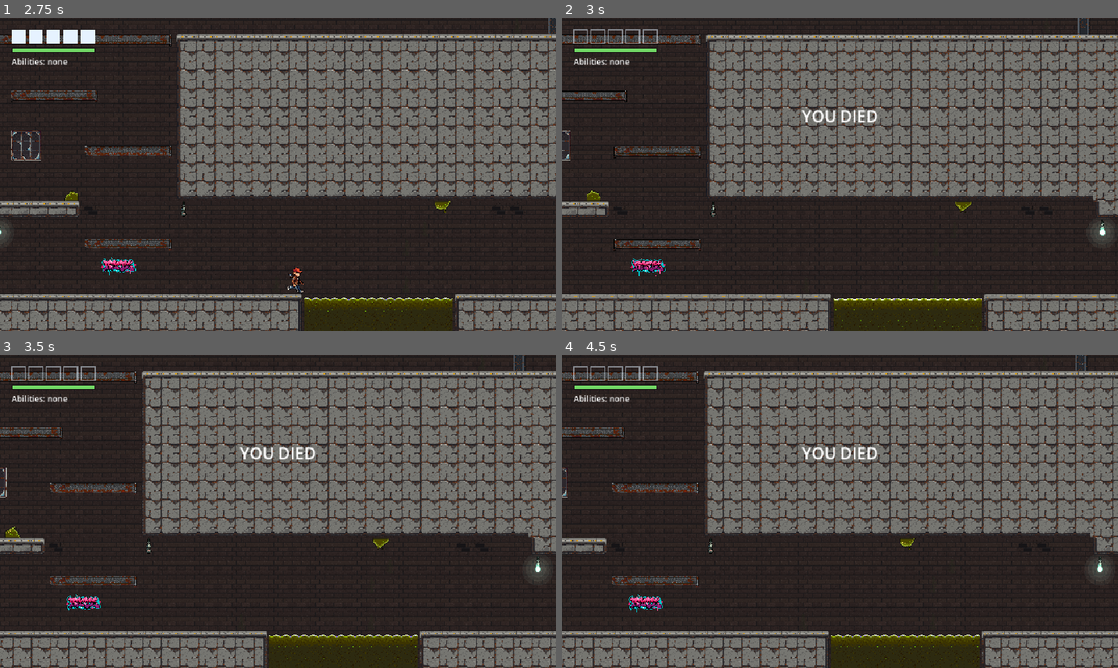
Above: before the commit, frames 1-4 (two rows, left to right).
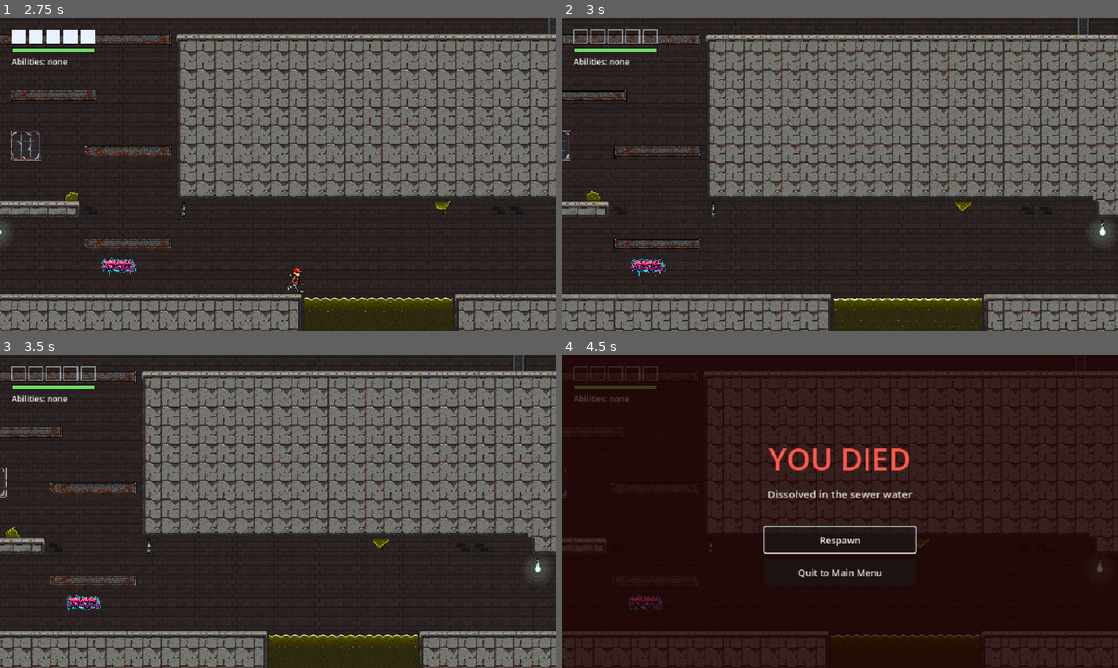
Above: after the commit, the same moments.

Repository: xipheon/hollowlike
Game: Godot game, scene res://scenes/boss_room.tscn
Same seed, same stepped clock (60 frames per second), same inputs: the game is played once before the commit and once after it. This scene is started directly instead of the project's main scene.
Inputs (mouse positions are in pixels of both pictures, inside the frame that each line leads up to):
- Up to frame 1 (2.75 s): tap Enter (ui_accept) at 0.5 s; move the mouse to (400, 158) at 0.52 s; hold D (move_right) 0.53-1.28 s; tap J (attack) at 0.6, 1.35, 2.3 s; click (400, 158) at 0.67 s; tap Space (jump) at 0.77, 1.52 s; move the mouse to (166, 190) at 1.27 s; hold S (move_down) 1.28-2.03 s; move the mouse to (333, 105) at 2.02 s; hold D (move_right) from 2.03 s (still down); tap K (dash) at 2.1 s
- Up to frame 2 (3 s): move the mouse to (812, 237) at 2.77 s; release D (move_right) at 2.78 s; hold W (move_up) from 2.78 s (still down); tap Shift (sprint) at 2.85 s; click (812, 237) at 2.92 s
- Up to frame 3 (3.5 s): keep holding W (move_up); tap Space (jump) at 3.02 s; tap J (attack) at 3.05 s
- Up to frame 4 (4.5 s): move the mouse to (1006, 558) at 3.52 s; release W (move_up) at 3.53 s; hold A (move_left) 3.53-4.25 s; tap Z at 3.6 s; tap Space (jump) at 3.77 s; tap J (attack) at 3.8 s; tap Escape (pause) at 4.15 s; click (840, 395) at 4.25 s, where only the run before the commit has a clickable "Resume"

Frame 1 is identical in both runs. In frame 2, 0.3% of the frame differs, in the area x 43-57%, y 29-34%; in frame 3, 0.3%; in frame 4, 72%, in the area x 0-100%, y 0-100%.

Commit message:
Death screen naming the final blow; thug punch swoosh and true reach
- scenes/ui/death_menu.tscn: YOU DIED, what dealt the final blow, and
  Respawn (restart the room) or Quit to Main Menu; opens a second after
  death and pauses the game. Replaces the automatic reload.
- Every damage source tags its hitbox with a "blow" meta (a translation
  key, one full sentence per cause); the player records killed_by.
  Enemies set blow_message in their scenes.
- Thug: the punch plays the player's slash effect in red, scaled to its
  hit box; it winds up only once your body is inside that box.
  punch_size replaces PUNCH_SIZE and attack_range.
- Tests for the death screen and the thug's reach.

Co-Authored-By: Claude Opus 5.5 <noreply@anthropic.com>

Diff:
--- a/scenes/enemies/crawler_pink.tscn
+++ b/scenes/enemies/crawler_pink.tscn
@@ -8,6 +8,7 @@
 script = ExtResource("1_yn5oa")
 slime_color = Color(0.8, 0.4392157, 0.59607846, 1)
 hit_recoil = 500.0
+blow_message = "UI_DEATH_BY_CRAWLER"
 
 [node name="Sprite" type="AnimatedSprite2D" parent="." unique_id=191070602]
 texture_filter = 1
--- a/scenes/enemies/crawler_sewer.tscn
+++ b/scenes/enemies/crawler_sewer.tscn
@@ -8,6 +8,7 @@
 script = ExtResource("1_yekdp")
 slime_color = Color(0.1764706, 0.16470589, 0.0627451, 1)
 hit_recoil = 500.0
+blow_message = "UI_DEATH_BY_CRAWLER"
 
 [node name="Sprite" type="AnimatedSprite2D" parent="." unique_id=197606893]
 texture_filter = 1
--- a/scenes/enemies/crawler_sickly.tscn
+++ b/scenes/enemies/crawler_sickly.tscn
@@ -8,6 +8,7 @@
 script = ExtResource("1_rdwdk")
 slime_color = Color(0.3764706, 0.42352942, 0.08627451, 1)
 hit_recoil = 500.0
+blow_message = "UI_DEATH_BY_CRAWLER"
 
 [node name="Sprite" type="AnimatedSprite2D" parent="." unique_id=1831476746]
 texture_filter = 1
--- a/scenes/enemies/thug.tscn
+++ b/scenes/enemies/thug.tscn
@@ -8,6 +8,7 @@
 max_health = 5
 damage = 8
 hit_recoil = 180.0
+blow_message = "UI_DEATH_BY_THUG"
 
 [node name="Sprite" type="AnimatedSprite2D" parent="."]
 texture_filter = 1
--- /dev/null
+++ b/scenes/ui/death_menu.tscn
@@ -0,0 +1,56 @@
+[gd_scene load_steps=2 format=3]
+
+[ext_resource type="Script" path="res://scripts/death_menu.gd" id="1"]
+
+[node name="DeathMenu" type="CanvasLayer"]
+process_mode = 3
+layer = 60
+script = ExtResource("1")
+
+[node name="Panel" type="ColorRect" parent="."]
+unique_name_in_owner = true
+anchors_preset = 15
+anchor_right = 1.0
+anchor_bottom = 1.0
+color = Color(0.12, 0, 0, 0.72)
+
+[node name="Center" type="CenterContainer" parent="Panel"]
+layout_mode = 1
+anchors_preset = 15
+anchor_right = 1.0
+anchor_bottom = 1.0
+
+[node name="Box" type="VBoxContainer" parent="Panel/Center"]
+layout_mode = 2
+theme_override_constants/separation = 12
+
+[node name="Title" type="Label" parent="Panel/Center/Box"]
+modulate = Color(1, 0.35, 0.3, 1)
+layout_mode = 2
+theme_override_font_sizes/font_size = 52
+text = "UI_DEATH_TITLE"
+horizontal_alignment = 1
+
+[node name="Cause" type="Label" parent="Panel/Center/Box"]
+unique_name_in_owner = true
+modulate = Color(1, 1, 1, 0.8)
+layout_mode = 2
+theme_override_font_sizes/font_size = 18
+text = "UI_DEATH_BY_UNKNOWN"
+horizontal_alignment = 1
+
+[node name="Spacer" type="Control" parent="Panel/Center/Box"]
+custom_minimum_size = Vector2(0, 20)
+layout_mode = 2
+
+[node name="RespawnButton" type="Button" parent="Panel/Center/Box"]
+unique_name_in_owner = true
+custom_minimum_size = Vector2(260, 44)
+layout_mode = 2
+text = "UI_DEATH_RESPAWN"
+
+[node name="QuitToMenuButton" type="Button" parent="Panel/Center/Box"]
+unique_name_in_owner = true
+custom_minimum_size = Vector2(260, 44)
+layout_mode = 2
+text = "UI_DEATH_QUIT_TO_MENU"
--- a/scripts/boss_harrier.gd
+++ b/scripts/boss_harrier.gd
@@ -99,6 +99,7 @@
 	_hitbox = Area2D.new()
 	_hitbox.add_to_group("enemy_hitbox")
 	_hitbox.set_meta("damage", damage)   # read by the player's hurtbox
+	_hitbox.set_meta("blow", "UI_DEATH_BY_HARRIER")   # the death screen's message
 	_hitbox.collision_layer = 16   # hazard layer, which the player's hurtbox watches
 	_hitbox.collision_mask = 0
 	_hitbox.monitoring = false
@@ -302,6 +303,7 @@
 	if homing:
 		feather.lifetime = 7.0   # a safety net; walls, floor, you or an attack end it first
 	feather.set_meta("damage", shot_damage)
+	feather.set_meta("blow", "UI_DEATH_BY_HARRIER_FEATHER")
 	feather.position = global_position
 	get_parent().add_child(feather)
 	return feather
--- a/scripts/boss_warden.gd
+++ b/scripts/boss_warden.gd
@@ -52,6 +52,7 @@
 	_hitbox = Area2D.new()
 	_hitbox.add_to_group("enemy_hitbox")
 	_hitbox.set_meta("damage", body_damage)   # read by the player's hurtbox
+	_hitbox.set_meta("blow", "UI_DEATH_BY_WARDEN")   # the death screen's message
 	_hitbox.collision_layer = 16   # hazard layer, which the player's hurtbox watches
 	_hitbox.collision_mask = 0
 	_hitbox.monitoring = false
@@ -181,6 +182,7 @@
 		wave.direction = dir
 		wave.speed = shockwave_speed * _speed()
 		wave.set_meta("damage", shockwave_damage + _damage_bonus())
+		wave.set_meta("blow", "UI_DEATH_BY_WARDEN_SHOCKWAVE")
 		wave.position = feet + Vector2(dir * SIZE.x * 0.5, 0)
 		get_parent().add_child(wave)
 
--- /dev/null
+++ b/scripts/death_menu.gd
@@ -0,0 +1,35 @@
+class_name DeathMenu
+extends CanvasLayer
+## The death screen: YOU DIED, what dealt the final blow (the player's
+## killed_by, e.g. "Impaled on the spikes"), and Respawn (restart the room) or
+## Quit to Main Menu. The room opens it a moment after you die; the game
+## pauses behind it. Laid out in scenes/ui/death_menu.tscn; edit it there. Its
+## text is translation keys (UI_..., in localization/<language>/ui.po).
+
+@onready var _panel: Control = %Panel
+@onready var _cause: Label = %Cause
+@onready var respawn_button: Button = %RespawnButton
+@onready var quit_to_menu_button: Button = %QuitToMenuButton
+
+
+func _ready() -> void:
+	_panel.visible = false   # shown in the editor, hidden until you die
+	respawn_button.pressed.connect(_respawn)
+	quit_to_menu_button.pressed.connect(func() -> void: GameState.return_to_menu())
+
+
+func is_open() -> bool:
+	return _panel.visible
+
+
+## Shows the screen, saying what killed you (`blow`: a translation key).
+func open(blow: String) -> void:
+	_cause.text = blow   # a key: the Label translates it
+	_panel.visible = true
+	get_tree().paused = true
+	respawn_button.grab_focus()
+
+
+func _respawn() -> void:
+	get_tree().paused = false
+	get_tree().reload_current_scene()
--- a/scripts/enemy_base.gd
+++ b/scripts/enemy_base.gd
@@ -25,6 +25,9 @@
 ## this to them: struck from above, that bounces them up (a high value is a
 ## pogo); from the side, it shoves them back. 0: no push.
 @export var hit_recoil := 300.0
+## The death screen's message when its contact kills you (a translation key in
+## localization/<language>/ui.po); each type sets its own in its scene.
+@export var blow_message := "UI_DEATH_BY_ENEMY"
 
 var health := 0
 var _flash_timer := 0.0
@@ -104,6 +107,7 @@
 	var hitbox := Area2D.new()
 	hitbox.add_to_group("enemy_hitbox")
 	hitbox.set_meta("damage", damage)
+	hitbox.set_meta("blow", blow_message)
 	hitbox.collision_layer = LAYER_HAZARD   # the hazard layer, which the player's hurtbox watches
 	hitbox.collision_mask = 0
 	hitbox.monitoring = false
--- a/scripts/enemy_thug.gd
+++ b/scripts/enemy_thug.gd
@@ -1,9 +1,10 @@
 class_name ThugEnemy
 extends EnemyBase
 ## Street thug, as tall as the player. Patrols, now and then stopping for a
-## moment, walks toward you when it sees you, and when you're in reach raises
-## its guard (glowing orange) then throws a punch. The punch is slow to start:
-## step back, or hit it first.
+## moment, walks toward you when it sees you, and once you're inside its
+## punch's reach (punch_size) raises its guard (glowing orange) then throws the
+## punch, a red swoosh showing exactly how far it reaches. The punch is slow to
+## start: step back, or hit it first.
 ## It blocks with its guard up (the first frame of its punch): while paused,
 ## while winding up, and while standing still watching you from a ledge. A hit
 ## then does block_reduction less damage, and its flash is blue-grey. Walking,
@@ -14,7 +15,8 @@
 ## tools/make_thug_sheet.gd).
 
 const SIZE := Vector2(24, 44)
-const PUNCH_SIZE := Vector2(46, 28)   # its reach, in front of it
+const PUNCH_BLOW := "UI_DEATH_BY_THUG_PUNCH"   # the death screen's message for the punch
+const PUNCH_EFFECT_COLOR := Color(1.0, 0.25, 0.2)   # the player's slash, in red
 const FLASH := Color(2.5, 2.5, 2.5)          # hit: brightens towards white
 const BLOCK_FLASH := Color(0.6, 0.8, 1.6)    # blocked hit: a cold blue-grey
 const TELEGRAPH := Color(1.6, 1.0, 0.45)     # winding up: orange
@@ -24,7 +26,9 @@
 @export var walk_speed := 90.0
 @export var gravity := 1800.0
 @export var sight_range := 220.0     ## starts walking toward you within this
-@export var attack_range := 90.0     ## starts a punch when you're this close
+## The punch's reach: its hit box in front of it, which its red swoosh fills. It
+## starts a punch only once you're inside it.
+@export var punch_size := Vector2(46, 28)
 @export var windup_time := 0.30
 @export var swing_time := 0.15
 @export var recover_time := 0.8
@@ -37,6 +41,7 @@
 
 var swings := 0   # punches started; handy for tests and debugging
 var sprite: AnimatedSprite2D
+var punch_effect: SlashEffect   # the red swoosh over the punch's reach
 
 var _state := State.PATROL
 var _timer := 0.0
@@ -59,10 +64,15 @@
 	add_child(shape)
 
 	add_child(make_contact_hitbox(SIZE - Vector2(4, 4)))
-	var punch := make_contact_hitbox(PUNCH_SIZE)
+	var punch := make_contact_hitbox(punch_size)
+	punch.set_meta("blow", PUNCH_BLOW)
 	_punch_shape = punch.get_child(0)
 	_punch_shape.disabled = true
 	add_child(punch)
+	punch_effect = SlashEffect.new()
+	punch_effect.modulate = PUNCH_EFFECT_COLOR
+	punch_effect.scale = punch_size / SlashEffect.SIDE_FITS
+	add_child(punch_effect)
 
 	_ledge_ray = RayCast2D.new()
 	_ledge_ray.target_position = Vector2(0, SIZE.y * 0.5 + 10)
@@ -88,7 +98,7 @@
 			var speed := walk_speed
 			if sees_player:
 				_set_dir(int(signf(player.global_position.x - global_position.x)))
-				if absf(player.global_position.x - global_position.x) <= attack_range:
+				if in_punch_reach(player):
 					_enter(State.WINDUP, windup_time)
 					speed = 0.0
 			var wall_ahead := is_on_wall() and get_wall_normal().x * _dir < 0.0
@@ -150,6 +160,7 @@
 	_timer = time
 	if state == State.SWING:
 		sprite.play("punch")
+		punch_effect.swing(Vector2(_dir, 0), _punch_shape.position, _dir)
 
 
 func _next_patrol() -> float:
@@ -162,12 +173,20 @@
 	_dir = dir
 	_ledge_ray.position.x = _dir * (SIZE.x * 0.5 + 4)
 	_ledge_ray.force_raycast_update()
-	_punch_shape.position = Vector2(_dir * (SIZE.x * 0.5 + PUNCH_SIZE.x * 0.5 - 4), -4)
+	_punch_shape.position = Vector2(_dir * (SIZE.x * 0.5 + punch_size.x * 0.5 - 4), -4)
 
 
 func _find_player() -> Node2D:
 	var players := get_tree().get_nodes_in_group("player")
 	return players[0] if not players.is_empty() and players[0].visible else null
+
+
+## Whether the player's body is inside the punch's reach (its hit box, facing
+## the way it faces now).
+func in_punch_reach(player: Node2D) -> bool:
+	var reach := Rect2(global_position + _punch_shape.position - punch_size * 0.5, punch_size)
+	var body := Rect2(player.global_position - Player.BODY_SIZE * 0.5, Player.BODY_SIZE)
+	return reach.intersects(body)
 
 
 # Roughly level with us and within sight range.
--- a/scripts/player.gd
+++ b/scripts/player.gd
@@ -18,6 +18,7 @@
 const LAYER_GROUND := 1 | 32   # world solids + one-way platforms
 const PLATFORM_LAYER_NUMBER := 6
 const SAFE_GROUND_DELAY := 0.1
+const BLOW_UNKNOWN := "UI_DEATH_BY_UNKNOWN"   # a hit with no "blow" meta
 const DEFAULT_HIT_DAMAGE := 2   # one full heart, in half-hearts, for hitboxes with no "damage" meta
 const PLATFORM_DROP_TIME := 0.25
 const DASH_STICK_THRESHOLD := 0.4   # how far a stick must lean on an axis to dash along it
@@ -116,6 +117,10 @@
 var _sprint_exhausted := false   # ran dry: let go of sprint before it works again
 var _hitstop_active := false
 var _dead := false
+## What dealt the final blow, as the death screen's message (a translation
+## key; see blow_of()). Set when you die.
+var killed_by := ""
+var _last_blow := BLOW_UNKNOWN   # what hit you last
 
 # Animation
 const LAND_ANIM_TIME := 0.15
@@ -489,7 +494,7 @@
 	_attack_cooldown_timer = attack_cooldown
 	_hit_this_swing.clear()
 
-	var size := Vector2(60, 40)
+	var size := SlashEffect.SIDE_FITS   # the side attack, which the slash art fits
 	var offset := Vector2.ZERO
 	if input_y < -0.5:
 		_attack_dir = Vector2.UP
@@ -564,15 +569,18 @@
 	# Lethal hazards (acid) kill instantly, even through invulnerability frames.
 	for area in _hurtbox.get_overlapping_areas():
 		if area.is_in_group("lethal_hazard"):
+			_last_blow = blow_of(area)
 			kill()
 			return
 	if _invuln_timer > 0.0:
 		return
 	for area in _hurtbox.get_overlapping_areas():
 		if area.is_in_group("hazard"):
+			_last_blow = blow_of(area)
 			take_damage(damage_of(area), area.global_position, true)
 			return
 		if area.is_in_group("enemy_hitbox"):
+			_last_blow = blow_of(area)
 			if take_damage(damage_of(area), area.global_position, false):
 				_notify_hit(area)
 			return
@@ -589,6 +597,12 @@
 	var source: Node = area if area.has_method("on_hit_player") else area.get_parent()
 	if source != null and source.has_method("on_hit_player"):
 		source.on_hit_player()
+
+
+## What a hitbox is, for the death screen: its "blow" meta, a translation key
+## for the whole message ("Impaled on the spikes"), set by whatever made it.
+static func blow_of(area: Area2D) -> String:
+	return area.get_meta("blow", BLOW_UNKNOWN)
 
 
 ## How hard a hitbox hits, in half-hearts. Enemies and hazards set it as a
@@ -637,6 +651,7 @@
 
 	if health <= 0:
 		_dead = true
+		killed_by = _last_blow
 		visible = false
 		died.emit()
 		return true
--- a/scripts/room.gd
+++ b/scripts/room.gd
@@ -17,6 +17,8 @@
 
 const TILE := 32
 const PAUSE_MENU_SCENE := preload("res://scenes/ui/pause_menu.tscn")
+const DEATH_MENU_SCENE := preload("res://scenes/ui/death_menu.tscn")
+const DEATH_MENU_DELAY := 1.0   # seconds after you die before the death screen
 const LAYER_WORLD := 1
 const LAYER_PLATFORMS := 32
 const SPIKE_HEIGHT := 24.0   # damage area: the bottom of the tile, up to the spike tips
@@ -43,6 +45,7 @@
 var _h := 0
 var _player: Player
 var _hud: HUD
+var _death_menu: DeathMenu
 var _boss: BossBase
 var _boss_fight_started := false
 var _gate_shapes: Array[CollisionShape2D] = []
@@ -88,6 +91,8 @@
 	_hud.bind_player(_player)
 	_player.died.connect(_on_player_died)
 	add_child(PAUSE_MENU_SCENE.instantiate())
+	_death_menu = DEATH_MENU_SCENE.instantiate()
+	add_child(_death_menu)
 
 
 func _physics_process(_delta: float) -> void:
@@ -116,10 +121,10 @@
 			debug_kill_boss()
 
 
+## A moment after you die, the death screen: what killed you, Respawn or Quit.
 func _on_player_died() -> void:
-	_hud.show_message(tr("UI_HUD_YOU_DIED"), 3.0)
-	await get_tree().create_timer(1.5).timeout
-	get_tree().reload_current_scene()
+	await get_tree().create_timer(DEATH_MENU_DELAY).timeout
+	_death_menu.open(_player.killed_by)
 
 
 # ------------------------------------------------------------ Layout ----
@@ -228,6 +233,7 @@
 func _add_spikes(x: int, y: int) -> void:
 	var area := Area2D.new()
 	area.add_to_group("hazard")
+	area.set_meta("blow", "UI_DEATH_BY_SPIKES")   # the death screen's message
 	area.collision_layer = 16
 	area.collision_mask = 0
 	area.monitoring = false
@@ -245,6 +251,7 @@
 func _add_acid(x: int, y: int, submerged: bool) -> void:
 	var area := Area2D.new()
 	area.add_to_group("lethal_hazard")
+	area.set_meta("blow", "UI_DEATH_BY_ACID")   # the death screen's message
 	area.collision_layer = 16
 	area.collision_mask = 0
 	area.monitoring = false
--- a/scripts/slash_effect.gd
+++ b/scripts/slash_effect.gd
@@ -7,6 +7,9 @@
 const SHEET := preload("res://art/sprites/player_effects.png")
 const FRAME := Vector2i(64, 64)
 const FPS := 24.0
+## The hit area the side slash is drawn to cover: the player's side attack.
+## Scale the effect by (your hit area / this) to cover another one.
+const SIDE_FITS := Vector2(60, 40)
 ## Row of each slash on the sheet, and its frame count.
 const SLASHES := {"slash_side": [0, 4], "slash_up": [1, 4], "slash_down": [2, 4]}
 
--- a/tests/gameplay_test.gd
+++ b/tests/gameplay_test.gd
@@ -60,7 +60,7 @@
 	"climb": [
 		"_test_climb_route_jumps", "_test_thugs_are_slow", "_test_thug_punch_hurts",
 		"_test_thug_punch_can_be_dodged", "_test_thug_kill_doesnt_heal",
-		"_test_thug_blocks", "_test_thug_pauses",
+		"_test_thug_blocks", "_test_thug_pauses", "_test_thug_punch_reach",
 		"_test_climb_top_door_to_aerie_and_back",
 	],
 	# The Harrier fight (boss_harrier.gd, boss_feather.gd).
@@ -87,7 +87,7 @@
 		"_test_pause_menu_toggles", "_test_pause_ignored_during_boss_intro",
 		"_test_debug_kill_boss", "_test_debug_kill_boss_off_outside_debug_mode",
 		"_test_main_menu_starts_game", "_test_level_select_loads_each_room",
-		"_test_pause_menu_quits_to_main_menu", "_test_pause_menu_skins",
+		"_test_pause_menu_quits_to_main_menu", "_test_pause_menu_skins", "_test_death_screen",
 	],
 }
 
@@ -2942,3 +2942,84 @@
 		DirAccess.remove_absolute(ProjectSettings.globalize_path(GameState.SETTINGS_PATH))
 	else:
 		FileAccess.open(GameState.SETTINGS_PATH, FileAccess.WRITE).store_buffer(saved)
+
+
+## Waits (through a pause) for the death screen to open, up to `max_frames`.
+func _wait_for_death_screen(room: Node, max_frames: int) -> bool:
+	for i in max_frames:
+		await _frames(1)
+		if not is_instance_valid(room):
+			return false
+		if room._death_menu.is_open():
+			return true
+	return false
+
+
+func _test_death_screen() -> void:
+	print("Death screen: says what dealt the final blow; Respawn restarts the room, Quit goes to the main menu")
+	await _spawn()
+	var room := _main
+	_place(75, 15)   # over the acid
+	var opened := await _wait_for_death_screen(room, int(room.DEATH_MENU_DELAY * 60) + 90)
+	var menu: DeathMenu = room._death_menu
+	_check(opened and get_tree().paused and menu.respawn_button.has_focus(), "opens after you die, paused, Respawn focused")
+	_check(menu._cause.text == "UI_DEATH_BY_ACID" and tr(menu._cause.text) == "Dissolved in the sewer water",
+			"names the sewer water (%s)" % tr(menu._cause.text))
+	menu.respawn_button.pressed.emit()
+	var again := await _wait_for_room("first_test_room", 60)
+	_check(again != null and again != room and not again._player._dead and again._player.health == again._player.max_health
+			and not get_tree().paused, "Respawn restarts the room, alive and unpaused")
+	await _despawn()
+
+	# A thug's punch, then Quit.
+	await _spawn(CLIMB_SCENE)
+	room = _main
+	var thug := await _lone_thug()
+	_player.health = 1
+	_player.global_position = thug.global_position + Vector2(-50, 0)
+	_player.velocity = Vector2.ZERO
+	opened = await _wait_for_death_screen(room, 240)
+	menu = room._death_menu
+	_check(opened and _player.killed_by == ThugEnemy.PUNCH_BLOW and menu._cause.text == ThugEnemy.PUNCH_BLOW,
+			"names the thug's punch (%s)" % tr(menu._cause.text))
+	menu.quit_to_menu_button.pressed.emit()
+	var at_menu := false
+	for i in 120:
+		await _frames(1)
+		var scene := get_tree().current_scene
+		if scene != null and scene.scene_file_path == MENU_SCENE.resource_path:
+			at_menu = true
+			break
+	_check(at_menu and not get_tree().paused, "Quit to Main Menu goes to the main menu, unpaused")
+	await _despawn()
+
+
+func _test_thug_punch_reach() -> void:
+	print("Thugs start a punch only once you're inside its reach, which a red swoosh fills")
+	await _spawn(CLIMB_SCENE)
+	var thug := await _lone_thug()
+	thug.patrol_time = Vector2(999, 999)
+	_player._invuln_timer = 999.0
+	_player.global_position = thug.global_position + Vector2(-150, 0)
+	_player.velocity = Vector2.ZERO
+	var reach_at_windup := false
+	var effect_ok := false
+	for i in 240:
+		var was := thug._state
+		await _frames(1)
+		if was != ThugEnemy.State.WINDUP and thug._state == ThugEnemy.State.WINDUP:
+			reach_at_windup = thug.in_punch_reach(_player)
+		if thug._state == ThugEnemy.State.SWING and thug.punch_effect.visible:
+			var e := thug.punch_effect
+			effect_ok = e.modulate == ThugEnemy.PUNCH_EFFECT_COLOR and e.position == thug._punch_shape.position \
+					and (e.scale * SlashEffect.SIDE_FITS).is_equal_approx(thug.punch_size) and e.flip_h == (thug._dir < 0)
+			break
+	_check(thug.swings >= 1 and reach_at_windup, "it walked up and wound up with you in reach")
+	_check(effect_ok, "the punch shows a red swoosh the size of its reach (%s), facing its way" % thug.punch_size)
+	# Just outside the reach: no punch.
+	var edge := thug.global_position.x + thug._dir * (ThugEnemy.SIZE.x * 0.5 + thug.punch_size.x - 4.0)
+	_player.global_position.x = edge + thug._dir * (Player.BODY_SIZE.x * 0.5 + 2.0)
+	_check(not thug.in_punch_reach(_player), "2 px past the edge of the reach is out of it")
+	_player.global_position.x -= thug._dir * 4.0
+	_check(thug.in_punch_reach(_player), "2 px inside it is in")
+	await _despawn()
--- a/tools/make_crawler_scenes.gd
+++ b/tools/make_crawler_scenes.gd
@@ -4,8 +4,9 @@
 ## game. For each colour it saves the sprite's animations as
 ## art/sprites/crawler_<colour>_frames.tres and a scene,
 ## scenes/enemies/crawler_<colour>.tscn: the colour's crawler script, its slime
-## colour, its hit_recoil, and a Sprite (scripts/crawler_sprite.gd) using those
-## frames. Run from the project folder after redrawing the sheets:
+## colour, its hit_recoil and death message, and a Sprite
+## (scripts/crawler_sprite.gd) using those frames. Run from the project folder
+## after redrawing the sheets:
 ##   godot --headless --path . --script res://tools/make_crawler_scenes.gd
 ## Untyped on purpose: the crawler scripts use autoloads, which a --script run
 ## can't compile against up front.
@@ -41,6 +42,7 @@
 		# The trail matches the walk frame's body, low down.
 		crawler.set("slime_color", sheet.get_image().get_pixel(FRAME.x / 2, FRAME.y - 2))
 		crawler.set("hit_recoil", HIT_RECOIL)
+		crawler.set("blow_message", "UI_DEATH_BY_CRAWLER")
 		_add_sprite(crawler, colour)
 		_save_scene(crawler, SCENE_PATH % colour)
 	quit()
Not shown, changed: localization/en/ui.po
Not shown, added: scripts/death_menu.gd.uid
